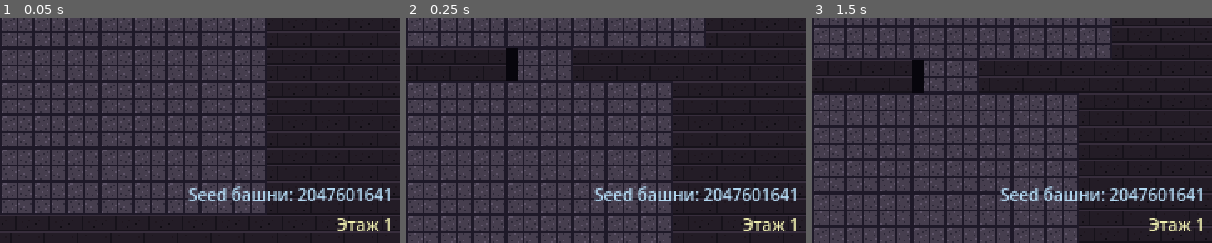
Above: before the commit, frames 1-3 (left to right).
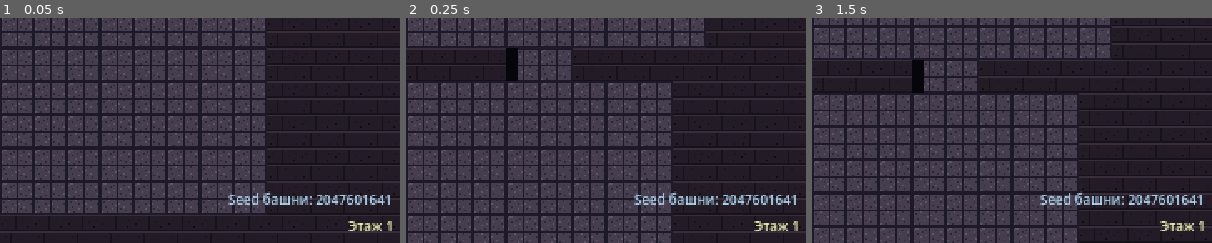
Above: after the commit, the same moments.

Repository: slartus/roguelike-game
Game: Godot game, scene res://scenes/main.tscn
Two runs of this game, one before a commit and one after it. Both use one fixed random seed, a clock stepped at 60 frames per second and the inputs below.
Inputs (mouse positions are % of the whole screen's width and height, from its top left):
- Up to frame 1 (0.05 s): no input
- Up to frame 2 (0.25 s): no input
- Up to frame 3 (1.5 s): tap Enter at 0.5 s; move the mouse to (72, 45) at 0.52 s; press the mouse at (72, 45) at 0.53 s; hold D (move_right) 0.53-1.25 s; release the mouse at (72, 45) at 1.25 s; drag from (30, 55) to (45, 70) at 1.27 s
The pictures show only the part of the screen within x 50-100%, y 50-100%; the shares and areas given below are measured in that part.

The runs differ from the first frame. In frame 1, 2.7% of the frame differs, in the area x 47-98%, y 74-95%; in frame 2, 2.7%; in frame 3, 2.7%.

Commit message:
ui(hud): shrink action-log font from 10 to 8
User asked for a smaller action-log so the messages don't dominate
the corner. Extracted the previously-hardcoded 10 into a named const
LOG_FONT_SIZE = 8 and added a regression test that guards the range
[6..10] — 5 or below is unreadable, 10 was the old too-big value.

Co-Authored-By: Claude Opus 4.7 (1M context) <noreply@anthropic.com>

Diff:
--- a/scenes/ui/hud.gd
+++ b/scenes/ui/hud.gd
@@ -3,6 +3,7 @@
 const LOG_MAX_ENTRIES: int = 6
 const LOG_ENTRY_LIFETIME: float = 5.0
 const LOG_FADE_DURATION: float = 0.4
+const LOG_FONT_SIZE: int = 8
 
 @onready var _health_label: Label = $HealthLabel
 @onready var _floor_label: Label = $FloorLabel
@@ -33,7 +34,7 @@
 	var entry := Label.new()
 	entry.text = text
 	entry.add_theme_color_override("font_color", tint)
-	entry.add_theme_font_size_override("font_size", 10)
+	entry.add_theme_font_size_override("font_size", LOG_FONT_SIZE)
 	entry.horizontal_alignment = HORIZONTAL_ALIGNMENT_RIGHT
 	entry.autowrap_mode = TextServer.AUTOWRAP_WORD_SMART
 	_log_box.add_child(entry)
--- /dev/null
+++ b/test/unit/test_hud_log.gd
@@ -0,0 +1,16 @@
+extends GutTest
+
+# Регресс на размер шрифта action-лога в HUD.
+# Пользователь просил мелкий шрифт (изначально 10, теперь 8),
+# и не хотелось бы вернуть большой значением случайно.
+
+const HudScript = preload("res://scenes/ui/hud.gd")
+
+func test_log_font_size_is_small() -> void:
+	assert_lte(HudScript.LOG_FONT_SIZE, 10,
+		"Шрифт лога должен оставаться мелким — пользователь просил уменьшить")
+	assert_gte(HudScript.LOG_FONT_SIZE, 6,
+		"Слишком мелко: 5 и меньше уже нечитаемо на 1080p")
+
+func test_log_max_entries_is_positive() -> void:
+	assert_gt(HudScript.LOG_MAX_ENTRIES, 0)
